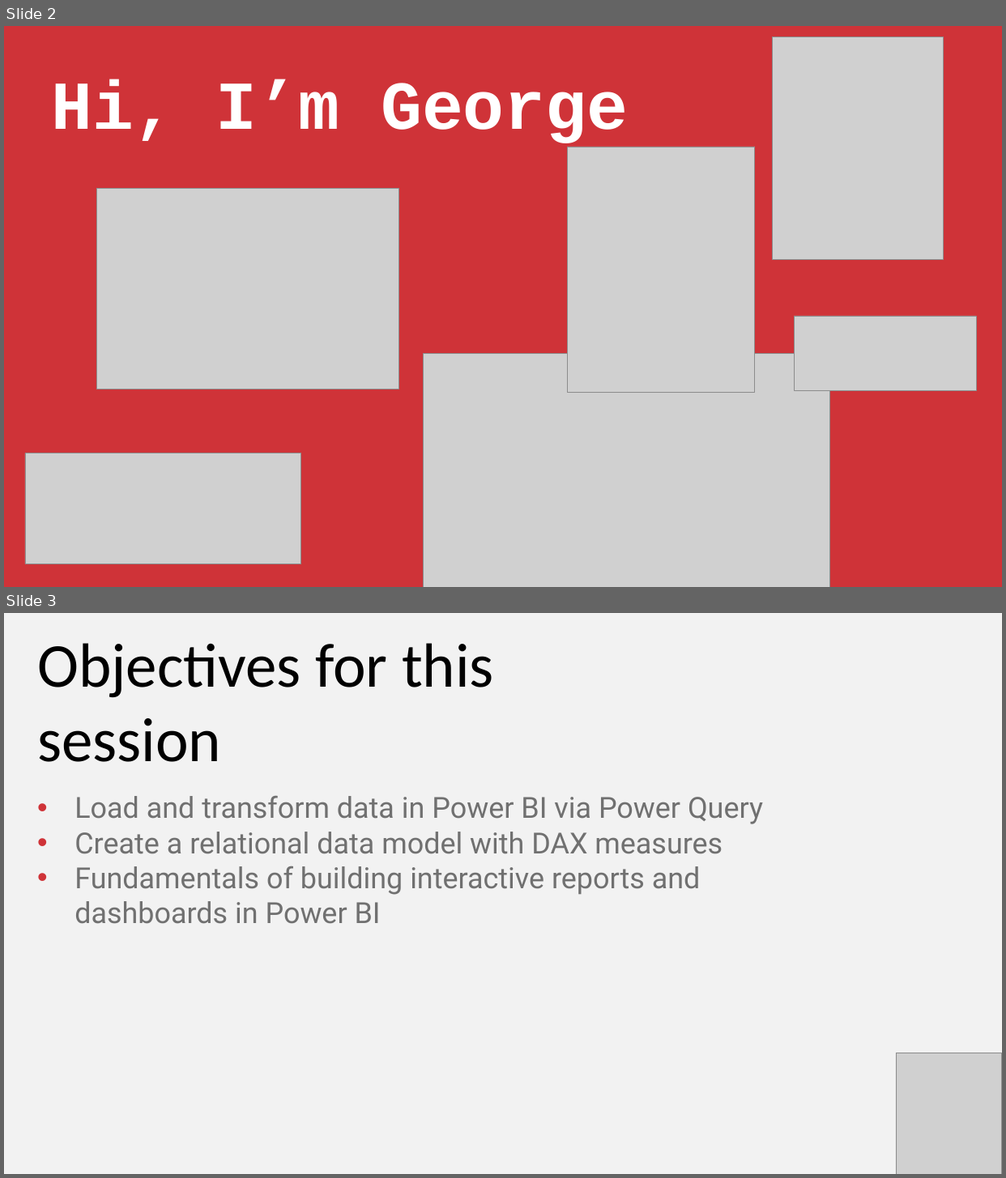
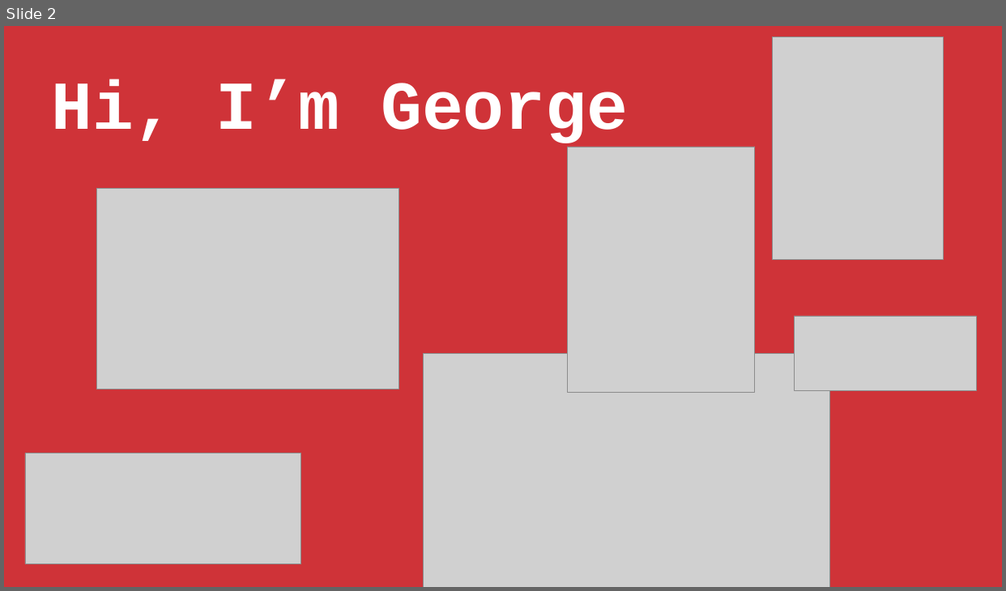
Before and after one commit to stringfestdata/modern-excel-demo-day, a slide deck: modern-excel-demo-day.pptx. Shown one above the other, each under a label of ours: slides 2 and 3 before the commit, slide 2 after it. The pictures are 1006x1178 and 1006x591 pixels, drawn with LibreOffice and Linux fonts; fonts in the diff are those of the drawing; grey boxes stand for pictures. Boxes give left, top, right and bottom in pixels: in the first picture for what was removed or moved away, otherwise in the second. Text is boxed around its words. In the diff, an @@ line names an element or a change of style, - is before the commit and + after.

```diff
--- a/modern-excel-demo-day.pptx
+++ b/modern-excel-demo-day.pptx
@@ slide 3 removed at (x1=4, y1=613, x2=1002, y2=1174), background #F2F2F2 @@
@@ text removed at (x1=37, y1=643, x2=494, y2=762) @@
-Objectives for this session
@@ text removed at (x1=74, y1=795, x2=763, y2=924) @@
-• Load and transform data in Power BI via Power Query
-• Create a relational data model with DAX measures
-• Fundamentals of building interactive reports and dashboards in Power BI
@@ picture removed at (x1=896, y1=1053, x2=1001, y2=1174) @@
```
Also in this commit, not shown: 1 slide changed, 19 slides added, 4 other slides removed, 1 other file.
